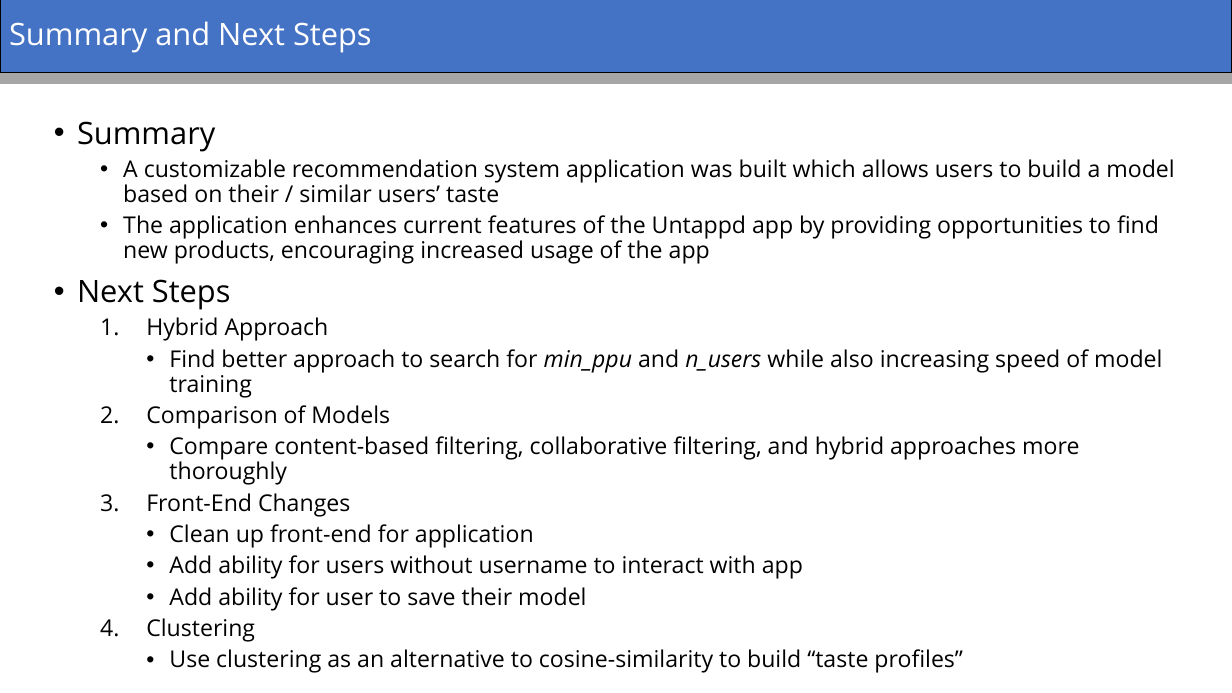
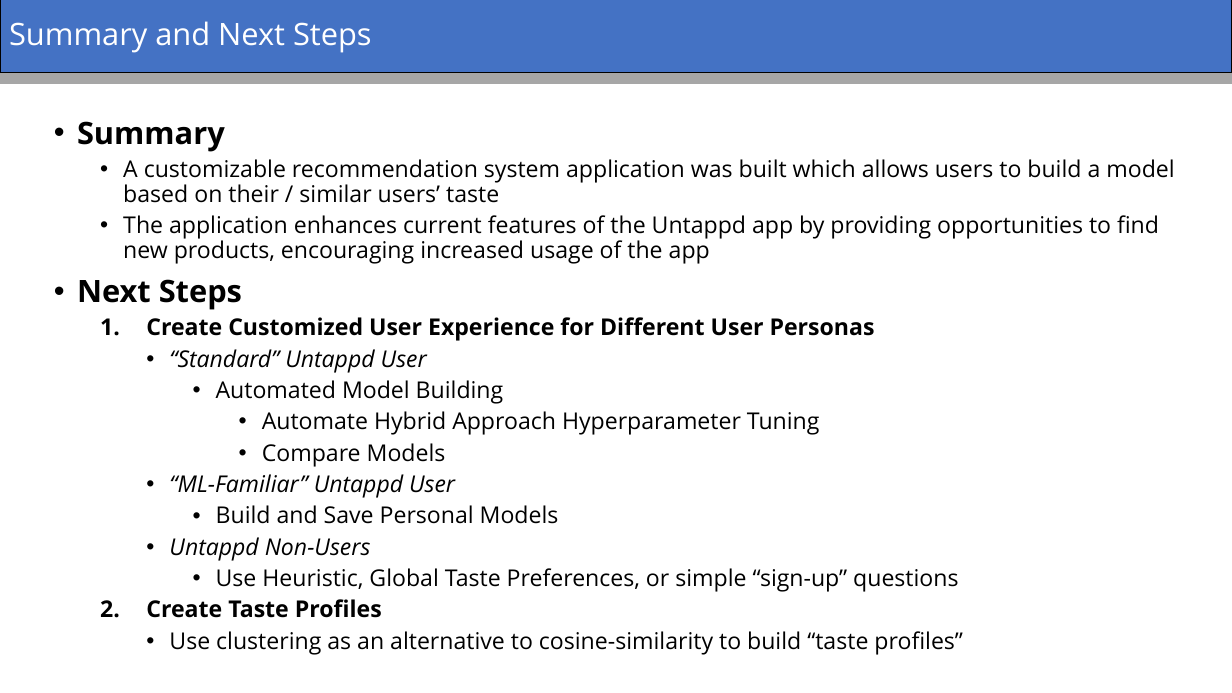
Before and after one commit to tmsharp/BeerMe-App, a slide deck: slide 10 of BeerMe.pptx. Drawn at 1232x693 pixels with LibreOffice and Linux fonts; fonts in the diff are those of the drawing. Boxes give left, top, right and bottom in pixels: in the first picture for what was removed or moved away, otherwise in the second. Text is boxed around its words. In the diff, an @@ line names an element or a change of style, - is before the commit and + after.

```diff
--- a/BeerMe.pptx
+++ b/BeerMe.pptx
@@ text at box(77, 121, 242, 310): bold on in "Summary", "Next Steps" @@
@@ text at box(146, 317, 958, 618): text changed @@
-  1. Hybrid Approach
-    • Find better approach to search for min_ppu and n_users while also increasing speed of model training
-  2. Comparison of Models
-    • Compare content-based filtering, collaborative filtering, and hybrid approaches more thoroughly
-  3. Front-End Changes
-    • Clean up front-end for application
-    • Add ability for users without username to interact with app
-    • Add ability for user to save their model
-  4. Clustering
+  1. Create Customized User Experience for Different User Personas
+    • “Standard” Untappd User
+      • Automated Model Building
+        • Automate Hybrid Approach Hyperparameter Tuning
+        • Compare Models
+    • “ML-Familiar” Untappd User
+      • Build and Save Personal Models
+    • Untappd Non-Users
+      • Use Heuristic, Global Taste Preferences, or simple “sign-up” questions
+  2. Create Taste Profiles
```
Also in this commit, not shown: 2 other slides changed.
